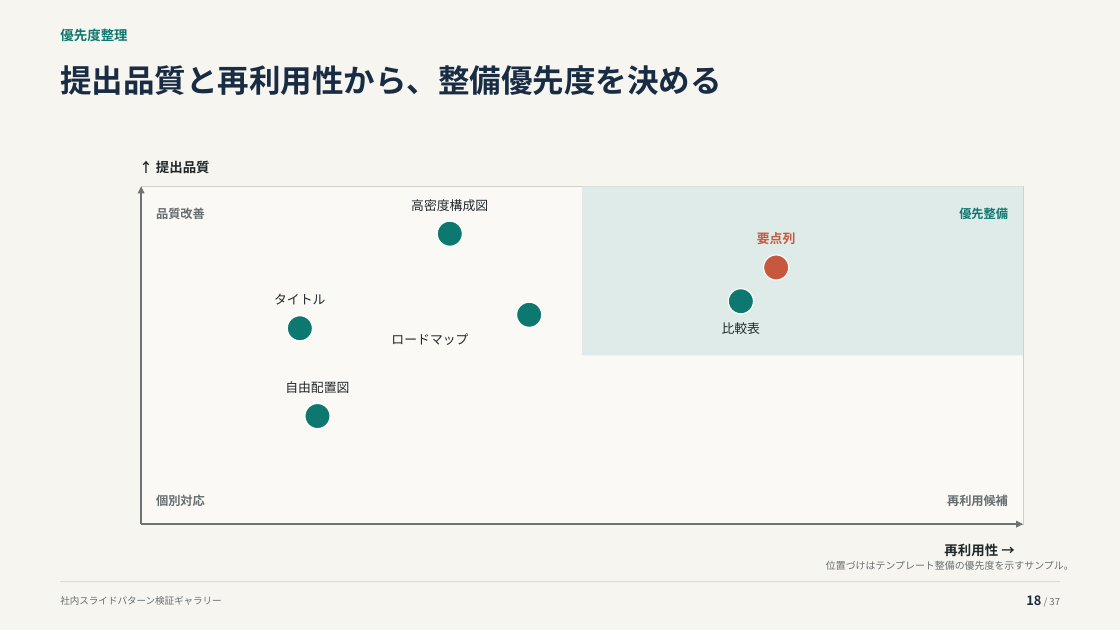
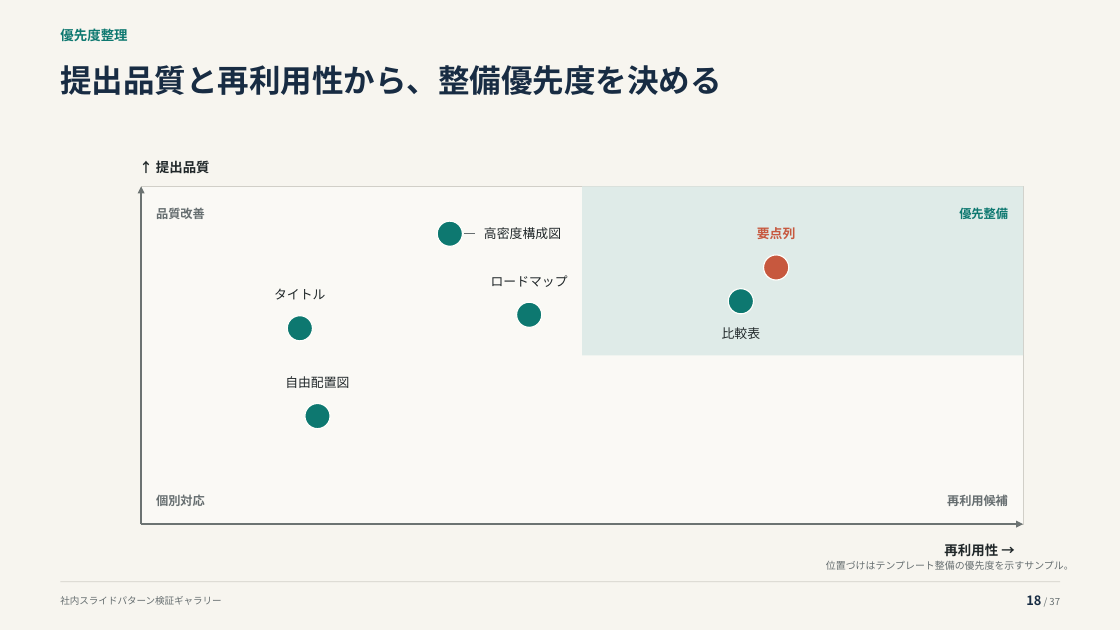
Before and after one commit to thinas1115/pptxdsl, a slide deck: slide 18 of examples/gallery/pattern_gallery.pptx. Drawn at 1120x630 pixels with LibreOffice and Linux fonts; fonts in the diff are those of the drawing. Boxes give left, top, right and bottom in pixels: in the first picture for what was removed or moved away, otherwise in the second. Text is boxed around its words. In the diff, an @@ line names an element or a change of style, - is before the commit and + after.

```diff
--- a/examples/gallery/pattern_gallery.pptx
+++ b/examples/gallery/pattern_gallery.pptx
@@ line added from (464, 234) to (475, 234), #666E70 0.7 pt @@
@@ text "高密度構成図": place and size @@
-text "高密度構成図" at [411, 199, 488, 211]
+text "高密度構成図" at [484, 227, 561, 239]
@@ text "要点列": place and size @@
-text "要点列" at [757, 232, 796, 244]
+text "要点列" at [757, 227, 796, 239]
@@ text "ロードマップ": place and size @@
-text "ロードマップ" at [391, 333, 468, 345]
+text "ロードマップ" at [491, 275, 568, 287]
@@ text "タイトル": place and size @@
-text "タイトル" at [274, 294, 325, 305]
+text "タイトル" at [274, 289, 325, 300]
@@ text "比較表": place and size @@
-text "比較表" at [722, 322, 761, 334]
+text "比較表" at [722, 327, 761, 339]
@@ text "自由配置図": place and size @@
-text "自由配置図" at [285, 381, 349, 393]
+text "自由配置図" at [285, 376, 349, 388]
```
Also in this commit, not shown: 7 other files.
